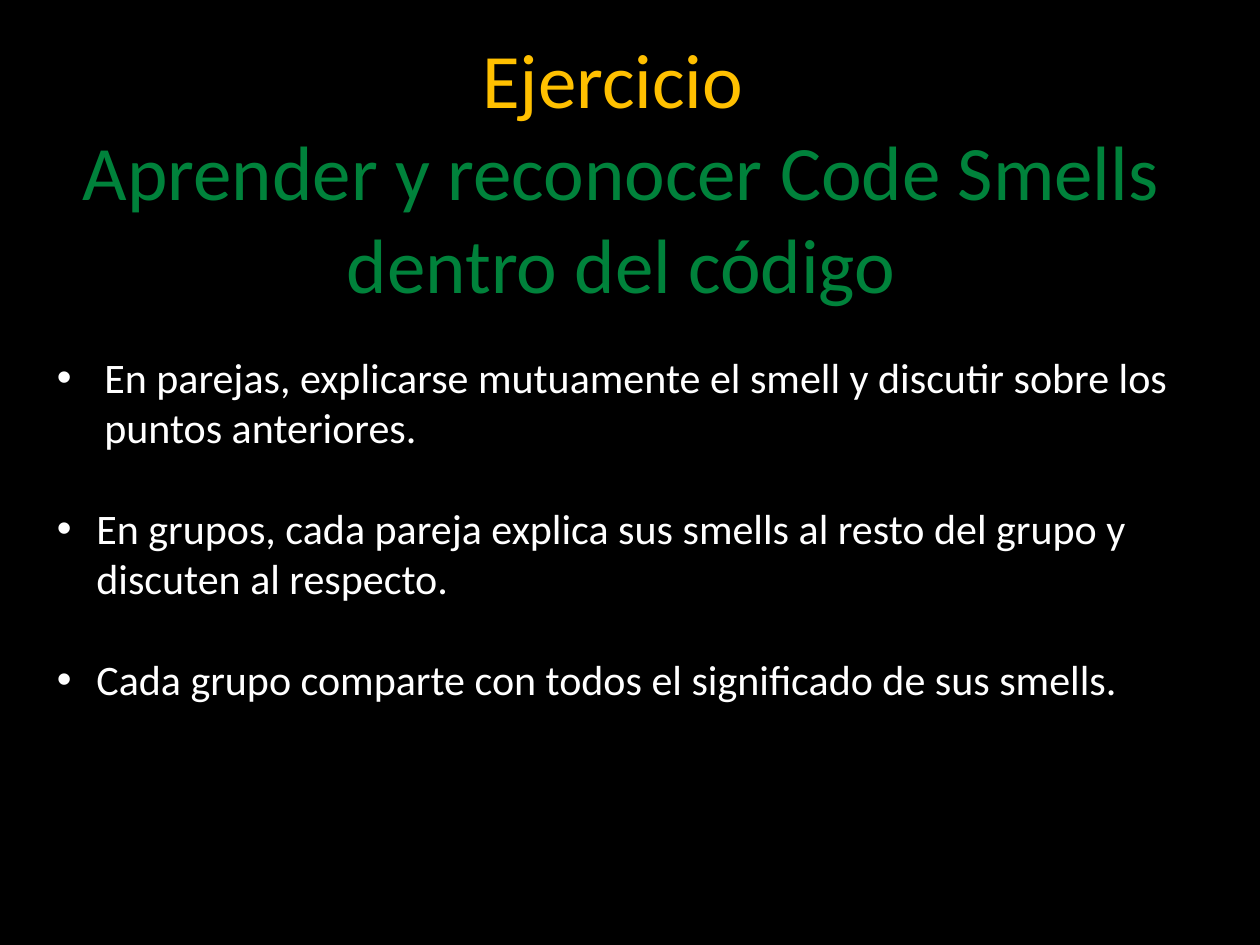
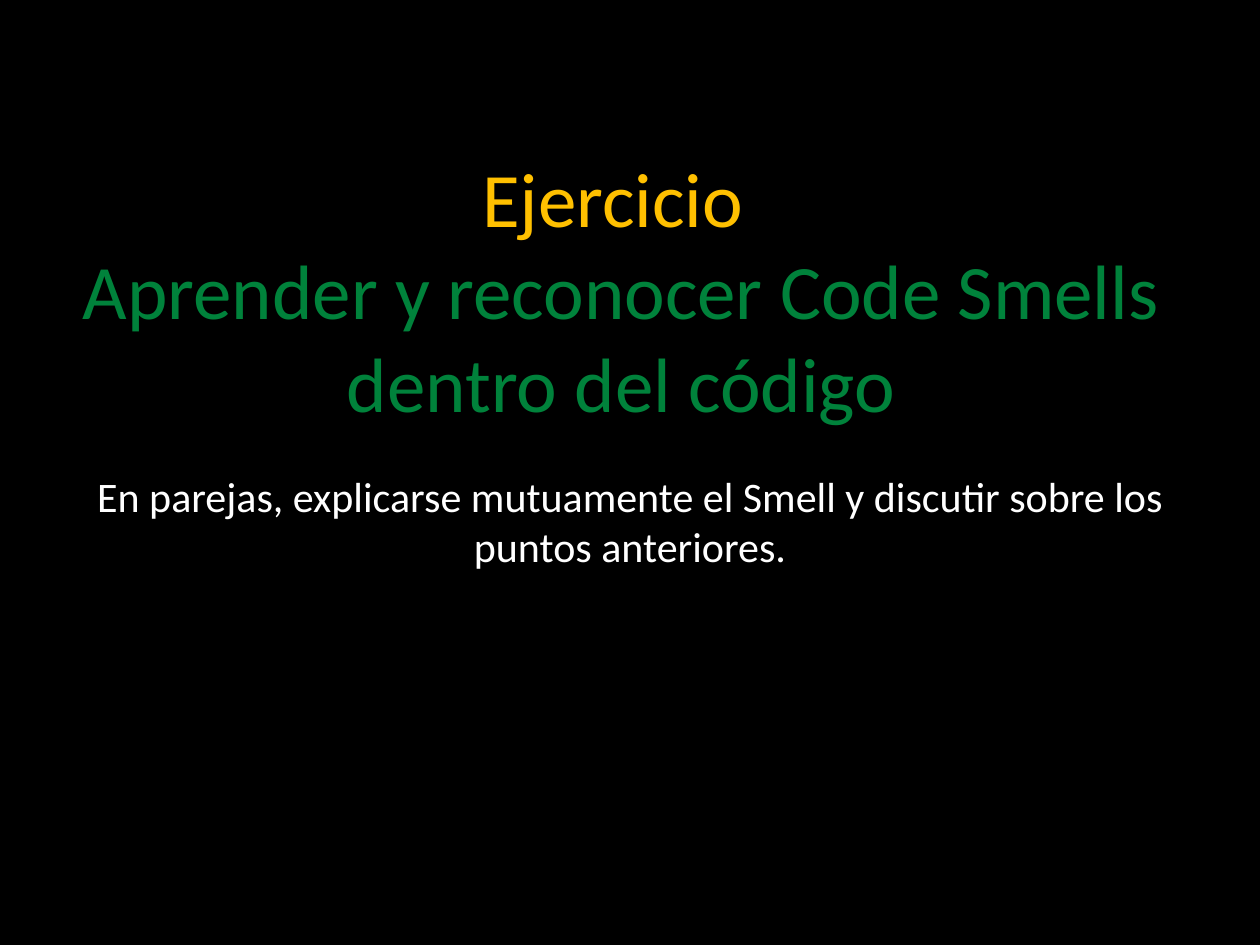
Before and after one commit to angelnunezsalazar/Code-Smells-and-Refactoring, a slide deck: slide 18 of Diapositivas/Code Smells and Refactoring.pptx (slide 12 before the commit). Drawn at 1260x945 pixels with LibreOffice and Linux fonts; fonts in the diff are those of the drawing; background and template pictures are left out. Boxes give left, top, right and bottom in pixels: in the first picture for what was removed or moved away, otherwise in the second. Text is boxed around its words. In the diff, an @@ line names an element or a change of style, - is before the commit and + after.

Commit message:
- Dinámica Technical Debt - Slides Technical Debt - Descripción Smells en Español - Imágenes de Smells en Slides

```diff
--- a/Diapositivas/Code Smells and Refactoring.pptx
+++ b/Diapositivas/Code Smells and Refactoring.pptx
@@ title "Ejercicio Aprender y reconocer Code ...": place and size @@
-title "Ejercicio Aprender y reconocer Code ..." at (83, 55, 1158, 306)
+title "Ejercicio Aprender y reconocer Code ..." at (83, 174, 1158, 425)
@@ text at (97, 482, 1162, 569): text changed @@
-• En parejas, explicarse mutuamente el smell y discutir sobre los puntos anteriores.
-• En grupos, cada pareja explica sus smells al resto del grupo y discuten al respecto.
-• Cada grupo comparte con todos el significado de sus smells.
+En parejas, explicarse mutuamente el Smell y discutir sobre los puntos anteriores.
```
Also in this commit, not shown: 10 other slides changed, 21 slides added, 3 slides removed, 15 other files.
